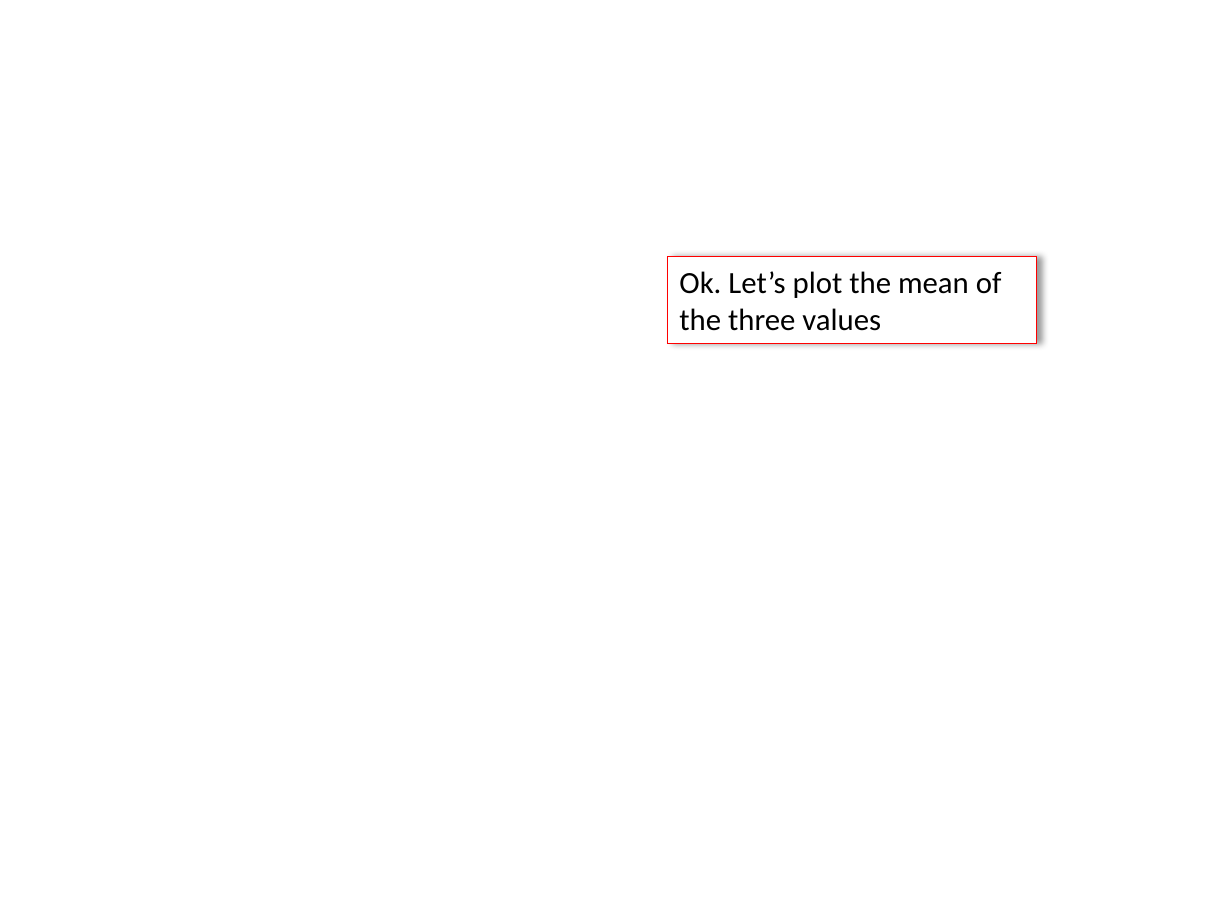
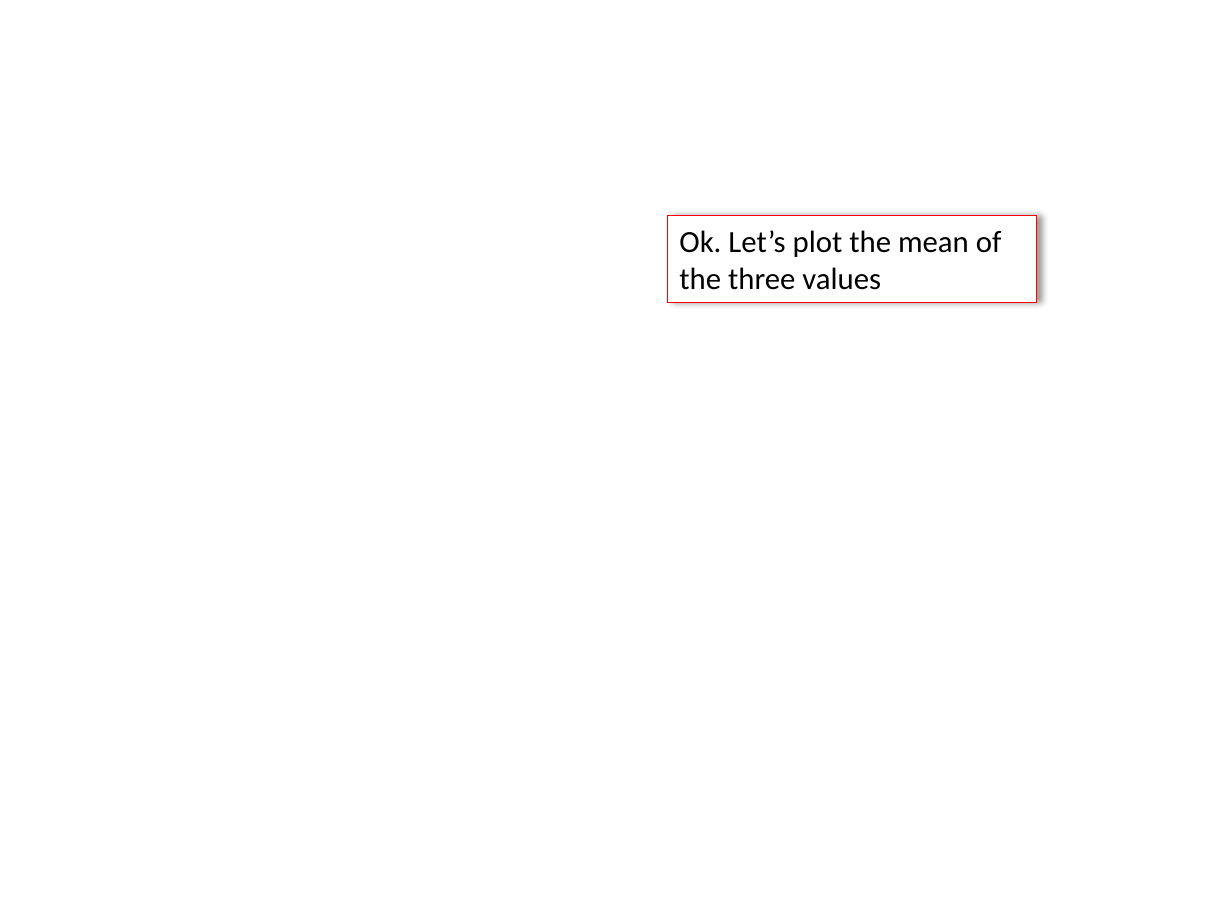
Before and after one commit to qitools/charts, a slide deck: slide 6 of inst/www/How does multiple regression work.pptx. Drawn at 1232x924 pixels with LibreOffice and Linux fonts; fonts in the diff are those of the drawing; background and template pictures are left out. Boxes give left, top, right and bottom in pixels: in the first picture for what was removed or moved away, otherwise in the second. Text is boxed around its words. In the diff, an @@ line names an element or a change of style, - is before the commit and + after.

```diff
--- a/inst/www/How does multiple regression work.pptx
+++ b/inst/www/How does multiple regression work.pptx
@@ rectangle "Ok. Let’s plot the mean ...": place and size @@
-rectangle "Ok. Let’s plot the mean ..." at (668, 256, 1037, 344)
+rectangle "Ok. Let’s plot the mean ..." at (668, 216, 1037, 303)
```
Also in this commit, not shown: 6 other slides changed, 2 other files.
